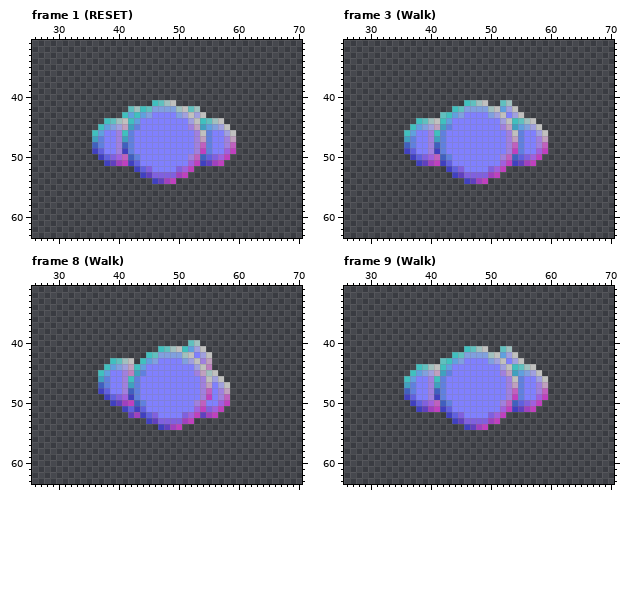
Pixel-art file: art/player/Spaceman_v2.aseprite. The picture above is the old version.
96x96 pixels, 62 frames. Shown: frame 1 (RESET): x 26..70, y 31..63; frame 3 (Walk): x 26..70, y 31..63; frame 8 (Walk): x 26..70, y 31..63; frame 9 (Walk): x 26..70, y 31..63. The commit also changed other frames, which this record leaves out.
After the commit:
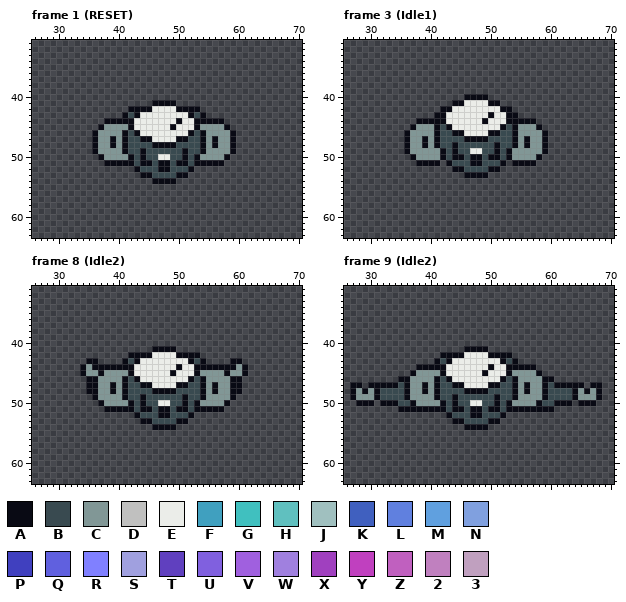
Palette (. is transparent): A #090a14  B #394a50  C #819796  D #c0c0bf  E #ebede9  F #40a0bf  G #40c0bf  H #60c0bf  J #a0c0bf  K #4060bf  L #6080df  M #60a0df  N #80a0df  P #4040bf  Q #6060df  R #8080ff  S #a0a0df  T #6040bf  U #8060df  V #a060df  W #a080df  X #a040bf  Y #c040bf  Z #c060bf  2 #c080bf  3 #c0a0bf
Diff:
layer "Feetv3" now shown
layer "Arms" now shown
layer "Shoulders" now shown
layer "Head" now shown
layer "Feetv3_NormalGenerated" now hidden
layer "Shoulders_NormalGenerated" now hidden
layer "Head_NormalGenerated" now hidden
Changed rows in their new state; - is an unchanged pixel.
Frame 1 (RESET):
first column x 36:
41 ----------AAAA----------
42 ------AAAAEEEEAAAA------
43 -----ABAEEEEEEEEABA-----
44 --AAAAAEEEEEEEAEEAAAAA--
45 -ACCCCAEEEEEEAEEEACCCCA-
46 ACCCCABAEEEEEEEEABACCCCA
47 ACCACABBAAEEEEAABBACACCA
48 ACCACABBBBAAAABBBBACACCA
49 ACCCCABBABBBBBBABBACCCCA
50 -ACCCCABABBEEBBABACCCCA-
51 --AAAAABAABAABAABAAAAA--
52 -------ABBBAABBBA-------
53 --------AABBBBAA--------
54 ----------AAAA----------
Frame 3 (Idle1):
first column x 36:
40 ----------AAAA----------
41 --------AAEEEEAA..------
42 ------AAEEEEEEEEAA.-----
43 -----AAEEEEEEEAEEAA.----
44 --AAAAAEEEEEEAEEEAAAAA--
45 -ACCCABAEEEEEEEEABACCCA-
46 ACCCCABBAAEEEEAABBACCCCA
47 ACCACABBBBAAAABBBBACACCA
48 ACCACABBABBBBBBABBACACCA
49 ACCCCCABABBEEBBABACCCCCA
50 -ACCCCABAABAABAABACCCCA-
51 --AAAA.ABBBAABBBA.AAAA--
52 -------.AABBBBAA.-------
53 --------..AAAA..--------
54 ----------....----------
Frame 8 (Idle2):
first column x 34:
40 ------------------..--------
41 ------------AAAA.....-------
42 --------AAAAEEEEAAAA..------
43 -AA--..ABAEEEEEEEEABA.---AA-
44 ACAAAAAAAEEEEEEEAEEAAAAAAACA
45 ACCACCCCAEEEEEEAEEEACCCCACCA
46 -AACCCCABAEEEEEEEEABACCCCAA-
47 -AACCACABBAAEEEEAABBACACCAA-
48 -AACCACABBBBAAAABBBBACACCAA-
49 --ACCCCABBABBBBBBABBACCCCA--
50 ---ACCCCABABBEEBBABACCCCA---
51 ----AAAAABAABAABAABAAAAA----
52 --------.ABBBAABBBA....-----
53 ----------AABBBBAA.---------
54 ------------AAAA.-----------
Frame 9 (Idle2):
first column x 27:
41 -------------------AAAA--..---------------
42 ---------------AAAAEEEEAAAA.--------------
43 --------------ABAEEEEEEEEABA.-------------
44 -----------AAAAAEEEEEEEAEEAAAAA-----------
45 ----------ACCCCAEEEEEEAEEEACCCCA----------
46 --------AACCCCABAEEEEEEEEABACCCCAA--------
47 AA-AAAAABACCACABBAAEEEEAABBACACCABAAAAA-AA
48 ACACABBBBACCACABBBBAAAABBBBACACCABBBBACACA
49 ACCCABBBBACCCCABBABBBBBBABBACCCCABBBBACCCA
50 -AAA-AAABBACCCCABABBEEBBABACCCCABBAAA-AAA-
51 --------AAAAAAAABAABAABAABAAAAAAAA--------
52 ----------------ABBBAABBBA----------------
53 -----------------AABBBBAA-----------------
54 -------------------AAAA-------------------
Where, in picture pixels (left, top, right, bottom), the same in both pictures:
changed: (92, 100, 236, 184)
changed: (404, 94, 548, 184)
changed: (80, 340, 248, 430)
changed: (350, 346, 602, 430)
